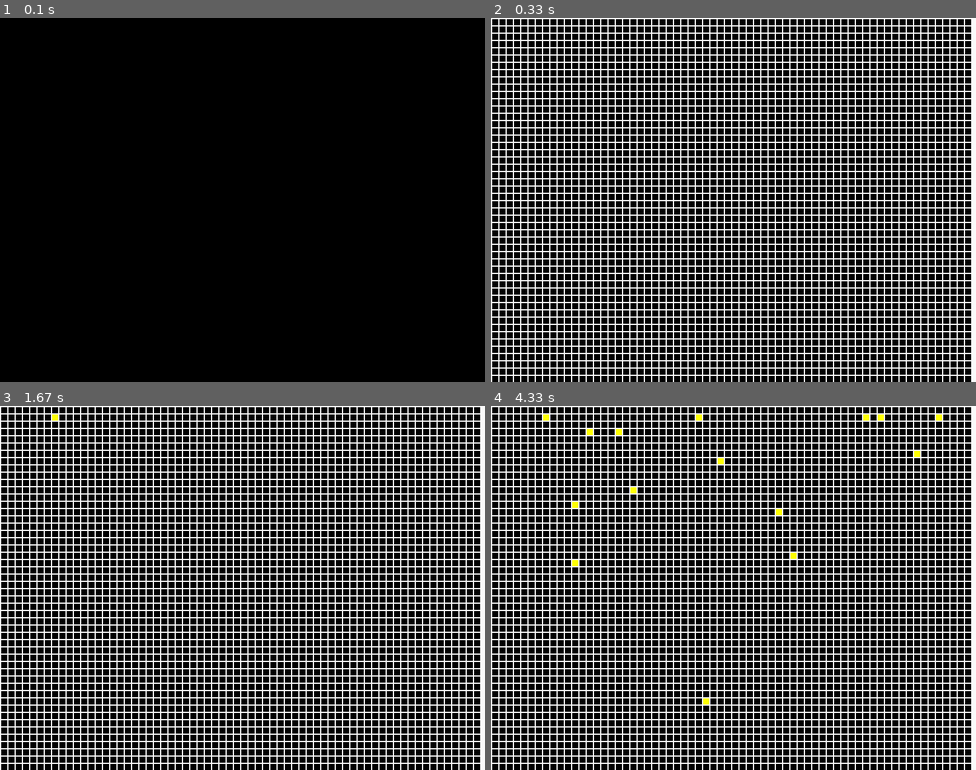
Above: before the commit, frames 1-4 (two rows, left to right).
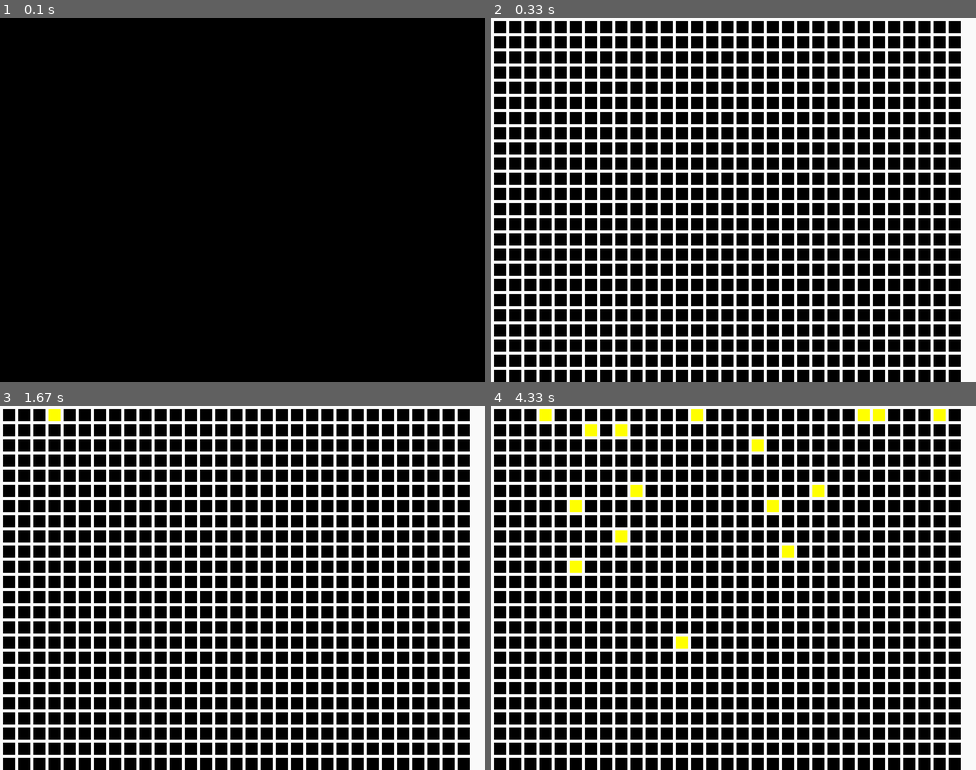
Above: after the commit, the same moments.

Repository: romirates/PyGame_of_life
Game: pygame game, started from game_life.py
The game is run twice, just before and just after one commit, with the same random seed, the same clock (stepped at 60 frames per second) and the same inputs.
Inputs (mouse positions are in pixels of both pictures, inside the frame that each line leads up to):
- Up to frame 1 (0.1 s): no input
- Up to frame 2 (0.33 s): no input
- Up to frame 3 (1.67 s): press the mouse at (130, 431) at 0.37 s; move the mouse to (111, 482) at 0.47 s; release the mouse at (92, 533) at 0.6 s; tap Space at 0.67, 1.13 s; hold R 1.07-1.53 s; press the mouse at (53, 413) at 1.6 s
- Up to frame 4 (4.33 s): move the mouse to (617, 529) at 1.7 s; release the mouse at (685, 646) at 1.83 s; move the mouse to (937, 413) at 1.97 s; press the mouse at (937, 413) at 2 s; move the mouse to (777, 507) at 2.1 s; release the mouse at (617, 602) at 2.23 s; press the mouse at (592, 431) at 2.4 s; move the mouse to (752, 442) at 2.5 s; release the mouse at (917, 453) at 2.63 s; press the mouse at (864, 413) at 2.8 s; move the mouse to (718, 460) at 2.9 s; release the mouse at (578, 507) at 3.03 s; press the mouse at (621, 431) at 3.2 s; move the mouse to (718, 460) at 3.3 s; release the mouse at (815, 493) at 3.43 s; press the mouse at (879, 413) at 3.6 s; move the mouse to (791, 558) at 3.7 s; release the mouse at (704, 700) at 3.83 s; move the mouse to (694, 413) at 3.97 s; press the mouse at (694, 413) at 4 s; move the mouse to (636, 489) at 4.1 s; release the mouse at (573, 562) at 4.23 s

Frame 1 is identical in both runs. In frame 2, 45% of the frame differs, in the area x 0-99%, y 0-100%; in frame 3, 45%; in frame 4, 46%.

Commit message:
ajout doc + optimisation (itertools)

Diff:
--- a/cellule.py
+++ b/cellule.py
@@ -2,24 +2,33 @@
 import math
 from pygame.sprite import Sprite
 class Cellule(Sprite):
-    """definie les cellules du jeu de la vie"""
+    """define a cell """
     def __init__(self, screen, settings, pos):
         super().__init__()
+        #pointer to the "windows"
         self.screen = screen
+        #a rectangular sprite
         self.rect = pygame.Rect(0, 0, settings.rect_dim, settings.rect_dim)
+        #x-y position of the spire
         self.rect.bottomright = pos
+        #alive statut
         self.alive = False
+        #default color
         self.color = settings.rect_color_dead
+        #list of the neighbour
         self.neighbour = []
+        #number of alive neighbour :(
         self.neighbour_alive = 0
 
     def alive_neigbr(self):
+        """update the number of alive neighbour """
         self.neighbour_alive = 0
         if self.neighbour:
             for cell in self.neighbour:
                 if cell.alive: self.neighbour_alive += 1
 
     def update(self, settings):
+        """update the state of the cell """
         if settings.run_game:
             if self.alive:
                 if self.neighbour_alive < 2 or self.neighbour_alive > 3:
@@ -31,10 +40,12 @@
         self.draw_cellule()
 
     def set_color(self, settings):
+        """change the color of the cell defined by the settings"""
         if self.alive:
             self.color = settings.rect_color_alive
         else:
             self.color = settings.rect_color_dead
 
     def draw_cellule(self):
+        """draw the cell on the board with the pygame tools"""
         pygame.draw.rect(self.screen, self.color, self.rect)
--- a/game_functions.py
+++ b/game_functions.py
@@ -1,70 +1,56 @@
 import sys
 import random
+from itertools import chain
 import pygame
 from cellule import Cellule
+
 def init_grid(supergrid):
-    for grid in supergrid:
-        for cell in grid:
-            cell.draw_cellule()
+    #for grid in supergrid:
+    #    for cell in grid:
+    for cell in chain.from_iterable(supergrid):
+        cell.draw_cellule()
 
-def set_cellule_rand(supergrid, settings):
-    for grid in supergrid:
-        for cell in grid:
-            if random.randrange(2):
-                cell.alive = True
-            else:
-                cell.alive = False
-            cell.update(settings)
-def set_group(supergrid, grp_to_update):
-    for grid in supergrid:
-        for cell in grid:
-            cell.alive_neigbr()
-            if cell.alive:
-                grp_to_update.add(cell)
-                for neigbr in cell.neighbour:
-                    grp_to_update.add(neigbr)
-
-
-
-def update_grp(grp_to_update):
-    grp = grp_to_update.copy()
-    grp_to_update.empty()
-    for cell in grp:
-        cell.alive_neigbr()
-        if cell.alive:
-            grp_to_update.add(cell)
-            for neigbr in cell.neighbour:
-                grp_to_update.add(neigbr)
-
-def check_event(supergrid, settings, grp_to_update):
-    """fonction generique de gestion des events"""
+def set_cells_rand(supergrid, settings):
+    #for grid in supergrid:
+    #    for cell in grid:
+    for cell in chain.from_iterable(supergrid):
+        if random.randrange(2):
+            cell.alive = True
+        else:
+            cell.alive = False
+        cell.update(settings)
+def check_event(supergrid, settings):
+    """will check keyboard event
+    """
     for event in pygame.event.get():
         if event.type == pygame.QUIT :
             sys.exit()
+        #mouse button left : alive cell
         if pygame.mouse.get_pressed()[0]:
-            for grid in supergrid:
-                for cell in grid:
-                    if cell.rect.collidepoint(pygame.mouse.get_pos()):
-                        cell.alive = True
-                        cell.update(settings)
+            for cell in chain.from_iterable(supergrid):
+                if cell.rect.collidepoint(pygame.mouse.get_pos()):
+                    cell.alive = True
+                    cell.update(settings)
+        #mouse button right : dead cell
         elif pygame.mouse.get_pressed()[2]:
-            for grid in supergrid:
-                for cell in grid:
-                    if cell.rect.collidepoint(pygame.mouse.get_pos()):
-                        cell.alive = False
-                        cell.update(settings)
-
+            for cell in chain.from_iterable(supergrid):
+                if cell.rect.collidepoint(pygame.mouse.get_pos()):
+                    cell.alive = False
+                    cell.update(settings)
+        #space button : start / pause
         if event.type == pygame.KEYDOWN:
             if event.key == pygame.K_SPACE:
                 if settings.run_game:
                     settings.run_game = False
                 else:
                     settings.run_game = True
-                    set_group(supergrid, grp_to_update)
+        #r button : randomized
             elif event.key == pygame.K_r:
-                set_cellule_rand(supergrid, settings)
-def create_cellule(screen, settings, supergrid, grid, pos):
-    """fonction qui va cree et positionner les cellules selon les paramètres"""
+                set_cells_rand(supergrid, settings)
+
+def create_cells(screen, settings, supergrid, pos):
+    """create and place the cells accordings to the parameters'"""
+    grid = []
     while pos[1] <= settings.screen_height:
         new_cell = Cellule(screen, settings, pos)
         grid.append(new_cell)
@@ -80,8 +66,8 @@
         else:
             pos = (pos[0]+settings.rect_dim+settings.espacement, pos[1])
 
-def check_neighbour(supergrid):
-    """check the neighbourhood of each cellule"""
+def create_neighbour(supergrid):
+    """create the neighbourhood of each cell"""
     for i, grid in enumerate(supergrid):
         for j, cell in enumerate(grid):
             if j != 0:
@@ -110,18 +96,11 @@
                 #down
                 cell.neighbour.append(supergrid[i+1][j])
 
-def update_screen(screen, settings,  grp_to_update, supergrid):
-    #screen.fill(settings.color_bg)
+def update_screen(screen, settings, supergrid):
     if settings.run_game:
-        """smarthly updated cell (don't really work)
-        grp_to_update.update(settings)
-        update_grp(grp_to_update)"""
-        """full retard way"""
-        for grid in supergrid:
-            for cell in grid:
-                cell.update(settings)
-        for grid in supergrid:
-            for cell in grid:
-                cell.alive_neigbr()
+        for cell in chain.from_iterable(supergrid):
+            cell.alive_neigbr()
+        for cell in chain.from_iterable(supergrid):
+            cell.update(settings)
 
     pygame.display.flip()
--- a/game_life.py
+++ b/game_life.py
@@ -4,26 +4,32 @@
 from settings import Settings
 
 import game_functions as gf
+"""
+Main :
+- init the pygame tools
+- init the game grid as a matrix
+- start the game as a infine loop, check keyboard event and cell "mutation" each loop
+
+"""
 pygame.init()
 clock = pygame.time.Clock()
 settings = Settings()
 screen = pygame.display.set_mode(
     (settings.screen_width, settings.screen_height))
 pygame.display.set_caption("game of life")
+
 pos =   (
         settings.rect_dim+settings.espacement,
         settings.rect_dim+settings.espacement
         )
-
-grid = []
 supergrid = []
-grp_to_update = Group()
-gf.create_cellule(screen, settings, supergrid, grid, pos)
-gf.check_neighbour(supergrid)
+gf.create_cells(screen, settings, supergrid, pos)
+gf.create_neighbour(supergrid)
 screen.fill(settings.color_bg)
 gf.init_grid(supergrid)
 
 while True:
+    #number of frame per second (default : 10)
     clock.tick(10)
-    gf.check_event(supergrid, settings, grp_to_update)
-    gf.update_screen(screen, settings, grp_to_update, supergrid)
+    gf.check_event(supergrid, settings)
+    gf.update_screen(screen, settings, supergrid)
--- a/settings.py
+++ b/settings.py
@@ -5,8 +5,8 @@
         self.screen_height = 600
         self.color_bg = (250, 250, 250)
         # parametre carre
-        self.rect_dim = 10
-        self.espacement = 2
+        self.rect_dim = 20
+        self.espacement = 5
         self.rect_color_dead = (0, 0, 0)
         self.rect_color_alive = (255, 255, 0)
         self.rect_color_test = (40, 0, 40)
